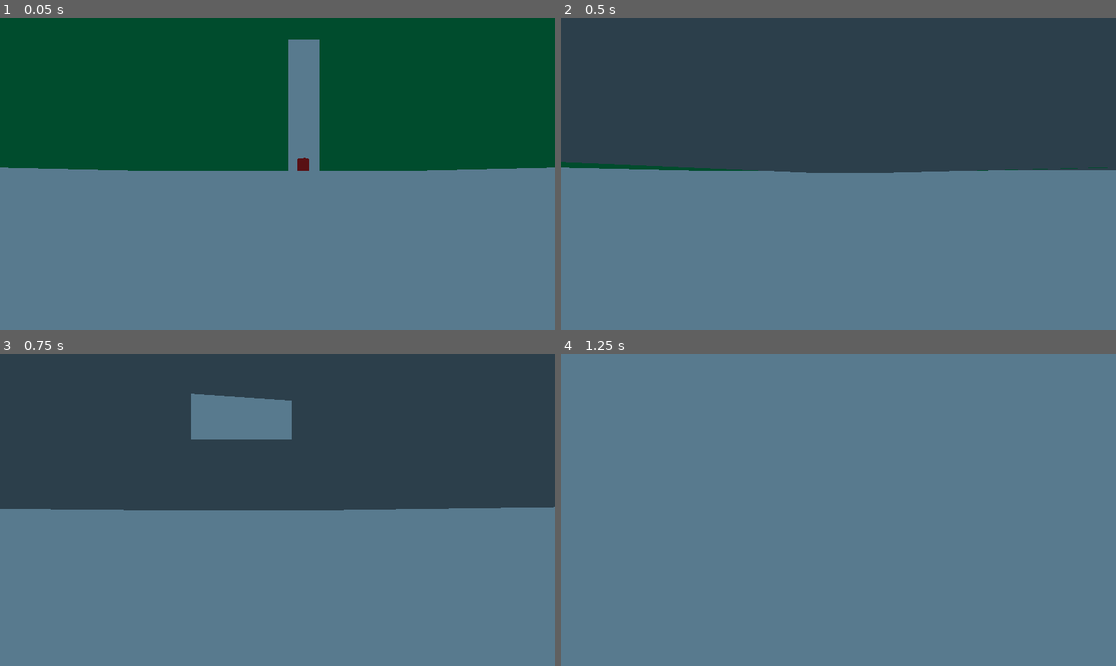
Above: before the commit, frames 1-4 (two rows, left to right).
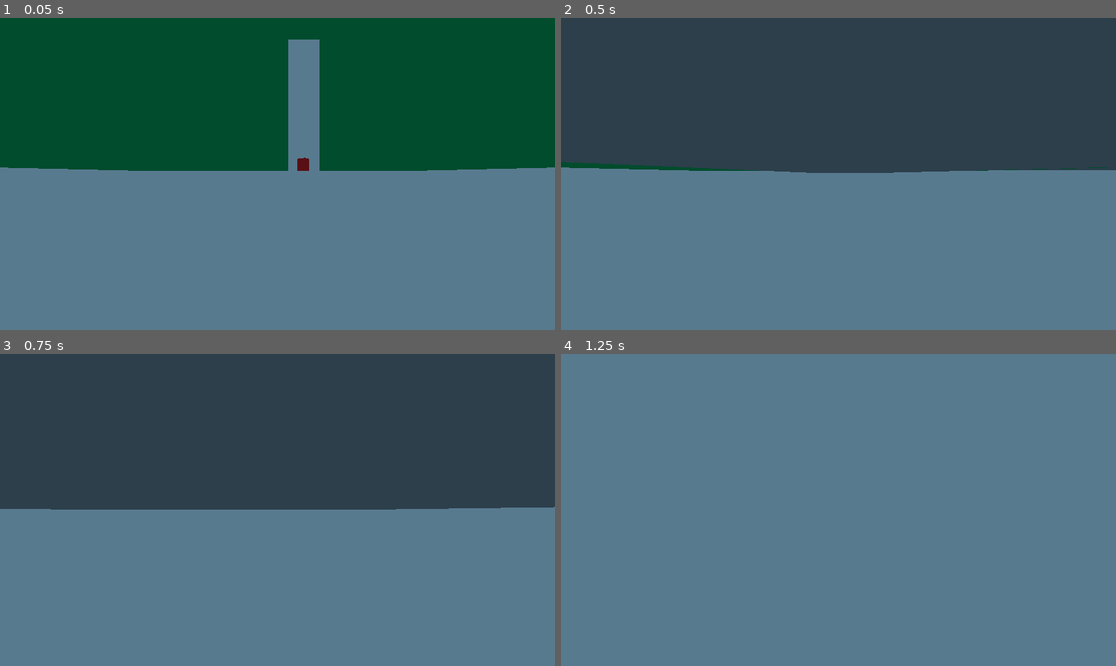
Above: after the commit, the same moments.

Repository: knut-erik/dungeon-pcg
Game: Godot game, scene res://Dungeon.tscn
Two runs of this game, one before a commit and one after it. Both use one fixed random seed, a clock stepped at 60 frames per second and the inputs below.
Inputs (mouse positions are in pixels of both pictures, inside the frame that each line leads up to):
- Up to frame 1 (0.05 s): no input
- Up to frame 2 (0.5 s): no input
- Up to frame 3 (0.75 s): tap Enter at 0.5 s; move the mouse to (305, 510) at 0.52 s; hold Up (ui_up) from 0.53 s (still down)
- Up to frame 4 (1.25 s): keep holding Up (ui_up)

Frames 1-2 are identical in both runs. In frame 3, 2.5% of the frame differs, in the area x 22-62%, y 12-51%; in frame 4, nothing differs.

Commit message:
works sometimes

Diff:
--- a/DungeonGenerator.gd
+++ b/DungeonGenerator.gd
@@ -179,9 +179,14 @@
 					continue
 				pending_connections.append([room_a.gateway_out, room_b.gateway_in])
 
+	var room_aabbs: Array = []
+	for room in physical_rooms:
+		for local_aabb in room.get_local_aabbs():
+			room_aabbs.append(AABB(local_aabb.position + room.position, local_aabb.size))
+
 	var network := CorridorNetwork.new()
 	add_child(network)
-	network.build(pending_connections)
+	network.build(pending_connections, room_aabbs)
 
 # ==============================================================================
 # DEL 3: KOLLISIONSHJÄLPARE
--- a/DungeonGenerator/Corridors/CorridorNetwork.gd
+++ b/DungeonGenerator/Corridors/CorridorNetwork.gd
@@ -3,105 +3,171 @@
 
 const CORRIDOR_WIDTH  := 3.0
 const CORRIDOR_HEIGHT := 3.4
-const MIN_EXIT        := 8.0
+const MIN_EXIT        := 3.0   # stub length: one corridor-width from gateway
 const SLAB_T          := 0.15
 
 var _csg_root: CSGCombiner3D
 var _footprints: Array = []
-
-# connections: Array of [Marker3D gateway_a, Marker3D gateway_b]
-func build(connections: Array) -> void:
-	_csg_root = CSGCombiner3D.new()
+var _room_aabbs: Array = []
+
+# connections : Array of [Marker3D gateway_a, Marker3D gateway_b]
+# room_aabbs  : Array of AABB (world-space) for every placed room
+func build(connections: Array, room_aabbs: Array = []) -> void:
+	_room_aabbs = room_aabbs
+	_csg_root   = CSGCombiner3D.new()
 	add_child(_csg_root)
 
 	var all_segments: Array = []
+	var all_elbows:   Array = []
 	for pair in connections:
-		var segs = _route_connection(pair[0], pair[1])
-		all_segments.append_array(segs)
+		var result := _route_connection(pair[0], pair[1])
+		all_segments.append_array(result["segments"])
+		all_elbows.append_array(result["elbows"])
 
 	_place_floors_and_ceilings(all_segments)
+	_place_corner_caps(all_elbows)
 	_place_walls(all_segments)
+	_place_corner_walls(all_elbows)
 
 # ── Routing ────────────────────────────────────────────────────────────────────
 
 func _snap_to_cardinal(dir: Vector3) -> Vector3:
-	if abs(dir.x) >= abs(dir.z):
+	if absf(dir.x) >= absf(dir.z):
 		return Vector3(signf(dir.x), 0.0, 0.0)
 	return Vector3(0.0, 0.0, signf(dir.z))
 
-func _route_connection(ga: Marker3D, gb: Marker3D) -> Array:
+# Returns {"segments": Array, "elbows": Array}.
+# Route: pos_a → exit_a → [L-shape] → exit_b → pos_b
+# Stubs guarantee each gateway is exited perpendicular to its wall.
+# The L-shape between exits avoids routing through intermediate rooms.
+func _route_connection(ga: Marker3D, gb: Marker3D) -> Dictionary:
 	var pos_a := ga.global_position
 	var pos_b := gb.global_position
 	var dir_a := _snap_to_cardinal(-ga.global_transform.basis.z)
 	var dir_b := _snap_to_cardinal(-gb.global_transform.basis.z)
 	var y     := pos_a.y
 
-	var stub_a := Vector3(pos_a.x + dir_a.x * MIN_EXIT, y, pos_a.z + dir_a.z * MIN_EXIT)
-	var stub_b := Vector3(pos_b.x + dir_b.x * MIN_EXIT, y, pos_b.z + dir_b.z * MIN_EXIT)
+	var exit_a := pos_a + dir_a * MIN_EXIT
+	var exit_b := pos_b + dir_b * MIN_EXIT
 
 	var segments: Array = []
-	_try_add(segments, pos_a, stub_a, y)
-	_try_add(segments, pos_b, stub_b, y)
-
-	var dx: float = absf(stub_b.x - stub_a.x)
-	var dz: float = absf(stub_b.z - stub_a.z)
+	var elbows:   Array = []
+
+	# Stub segments: exit each gateway in its outward direction.
+	_try_add(segments, pos_a, exit_a, y)
+	_try_add(segments, pos_b, exit_b, y)
+
+	# Corner caps at the stub/connector junctions (outer corner gap filler).
+	elbows.append({"pos": exit_a, "y": y})
+	elbows.append({"pos": exit_b, "y": y})
+
+	# Connect exit_a → exit_b with a straight segment or one L-turn.
+	var dx: float = absf(exit_b.x - exit_a.x)
+	var dz: float = absf(exit_b.z - exit_a.z)
 
 	if dx < 0.05 or dz < 0.05:
-		# Already aligned on one axis — straight shot
-		_try_add(segments, stub_a, stub_b, y)
+		_try_add(segments, exit_a, exit_b, y)
 	else:
-		var elbow_xz := Vector3(stub_b.x, y, stub_a.z)
-		var elbow_zx := Vector3(stub_a.x, y, stub_b.z)
-		var use_xz   := (elbow_xz - stub_a).dot(dir_a) >= 0.0
-		var elbow    := elbow_xz if use_xz else elbow_zx
-		_try_add(segments, stub_a, elbow, y)
-		_try_add(segments, elbow, stub_b, y)
-
-	return segments
+		var elbow_xz := Vector3(exit_b.x, y, exit_a.z)
+		var elbow_zx := Vector3(exit_a.x, y, exit_b.z)
+
+		# Prefer the elbow whose first leg continues in dir_a from exit_a.
+		var xz_aligned: bool = (elbow_xz - exit_a).dot(dir_a) >= 0.0
+		# exit_a/exit_b are MIN_EXIT outside the rooms, so these clips now
+		# correctly detect only intermediate-room collisions.
+		var xz_clips: bool   = _l_clips_rooms(exit_a, elbow_xz, exit_b)
+		var zx_clips: bool   = _l_clips_rooms(exit_a, elbow_zx, exit_b)
+
+		var use_xz: bool
+		if   not xz_clips and     xz_aligned: use_xz = true
+		elif not zx_clips and not xz_aligned: use_xz = false
+		elif not xz_clips:                    use_xz = true
+		elif not zx_clips:                    use_xz = false
+		else:                                 use_xz = xz_aligned
+
+		var elbow: Vector3 = elbow_xz if use_xz else elbow_zx
+
+		_try_add(segments, exit_a, elbow, y)
+		_try_add(segments, elbow, exit_b, y)
+		elbows.append({"pos": elbow, "y": y})
+
+	return {"segments": segments, "elbows": elbows}
 
 func _try_add(segments: Array, a: Vector3, b: Vector3, y: float) -> void:
 	if a.distance_to(b) < 0.05:
 		return
 	var delta := b - a
-	var axis  := 0 if abs(delta.x) >= abs(delta.z) else 2
+	var axis  := 0 if absf(delta.x) >= absf(delta.z) else 2
 	segments.append({"from": a, "to": b, "axis": axis, "y": y})
+
+# ── Room-collision helpers ─────────────────────────────────────────────────────
+
+func _l_clips_rooms(a: Vector3, elbow: Vector3, b: Vector3) -> bool:
+	return _segment_clips_rooms(a, elbow) or _segment_clips_rooms(elbow, b)
+
+func _segment_clips_rooms(a: Vector3, b: Vector3) -> bool:
+	if _room_aabbs.is_empty() or a.distance_to(b) < 0.05:
+		return false
+	var W   := CORRIDOR_WIDTH
+	var seg := AABB(
+		Vector3(minf(a.x, b.x) - W * 0.5, a.y,              minf(a.z, b.z) - W * 0.5),
+		Vector3(absf(b.x - a.x) + W,       CORRIDOR_HEIGHT,  absf(b.z - a.z) + W)
+	)
+	for r: AABB in _room_aabbs:
+		if seg.intersects(r):
+			return true
+	return false
 
 # ── Pass 1: floors, ceilings, footprints ───────────────────────────────────────
 
 func _place_floors_and_ceilings(all_segments: Array) -> void:
 	var W := CORRIDOR_WIDTH
 	for seg in all_segments:
-		var fa: Vector3  = seg["from"]
-		var fb: Vector3  = seg["to"]
-		var sy: float    = seg["y"]
-		var axis: int    = seg["axis"]
-		var cx: float    = (fa.x + fb.x) * 0.5
-		var cz: float    = (fa.z + fb.z) * 0.5
+		var fa: Vector3   = seg["from"]
+		var fb: Vector3   = seg["to"]
+		var sy: float     = seg["y"]
+		var axis: int     = seg["axis"]
+		var cx: float     = (fa.x + fb.x) * 0.5
+		var cz: float     = (fa.z + fb.z) * 0.5
 		var length: float = fa.distance_to(fb)
 
-		var slab: Vector3
-		if axis == 0:
-			slab = Vector3(length, SLAB_T, W)
-		else:
-			slab = Vector3(W, SLAB_T, length)
+		var slab: Vector3 = Vector3(length, SLAB_T, W) if axis == 0 else Vector3(W, SLAB_T, length)
 
 		_make_box(slab, Vector3(cx, sy + SLAB_T * 0.5,                   cz))
 		_make_box(slab, Vector3(cx, sy + CORRIDOR_HEIGHT - SLAB_T * 0.5, cz))
 
 		if axis == 0:
 			_footprints.append({
-				"x_min": min(fa.x, fb.x), "x_max": max(fa.x, fb.x),
-				"z_min": fa.z - W * 0.5,  "z_max": fa.z + W * 0.5,
+				"x_min": minf(fa.x, fb.x), "x_max": maxf(fa.x, fb.x),
+				"z_min": fa.z - W * 0.5,   "z_max": fa.z + W * 0.5,
 				"y": sy
 			})
 		else:
 			_footprints.append({
-				"x_min": fa.x - W * 0.5, "x_max": fa.x + W * 0.5,
-				"z_min": min(fa.z, fb.z), "z_max": max(fa.z, fb.z),
+				"x_min": fa.x - W * 0.5,   "x_max": fa.x + W * 0.5,
+				"z_min": minf(fa.z, fb.z),  "z_max": maxf(fa.z, fb.z),
 				"y": sy
 			})
 
-# ── Pass 2: walls (ceiling-check junction suppression) ─────────────────────────
+# ── Pass 2: corner caps (W×W square at each elbow / stub-exit junction) ────────
+
+func _place_corner_caps(elbows: Array) -> void:
+	var W := CORRIDOR_WIDTH
+	for elbow_data in elbows:
+		var ep: Vector3 = elbow_data["pos"]
+		var sy: float   = elbow_data["y"]
+		var cap: Vector3 = Vector3(W, SLAB_T, W)
+
+		_make_box(cap, Vector3(ep.x, sy + SLAB_T * 0.5,                   ep.z))
+		_make_box(cap, Vector3(ep.x, sy + CORRIDOR_HEIGHT - SLAB_T * 0.5, ep.z))
+
+		_footprints.append({
+			"x_min": ep.x - W * 0.5, "x_max": ep.x + W * 0.5,
+			"z_min": ep.z - W * 0.5, "z_max": ep.z + W * 0.5,
+			"y": sy
+		})
+
+# ── Pass 3: segment walls (footprint-based junction suppression) ───────────────
 
 func _place_walls(all_segments: Array) -> void:
 	var W := CORRIDOR_WIDTH
@@ -134,9 +200,33 @@
 					_make_box(Vector3(SLAB_T, CORRIDOR_HEIGHT, wlen),
 							  Vector3(wall_x, sy + CORRIDOR_HEIGHT * 0.5, wz))
 
-# Returns x-ranges of [x_start, x_end] NOT covered by any footprint at wall_z.
-# A footprint "covers" wall_z only if wall_z is strictly interior to its Z range
-# (boundary touches are the wall's own footprint — not a junction).
+# ── Pass 4: corner walls (4-sided, footprint suppresses inner faces) ───────────
+
+func _place_corner_walls(elbows: Array) -> void:
+	var W  := CORRIDOR_WIDTH
+	var H  := CORRIDOR_HEIGHT
+	var ST := SLAB_T
+	for elbow_data in elbows:
+		var ep: Vector3 = elbow_data["pos"]
+		var sy: float   = elbow_data["y"]
+		var half: float = W * 0.5
+
+		for sign_z: int in [-1, 1]:
+			var wall_z: float = ep.z + sign_z * half
+			for iv in _uncovered_x(ep.x - half, ep.x + half, wall_z, sy):
+				var wlen: float = float(iv[1]) - float(iv[0])
+				var wx: float   = (float(iv[0]) + float(iv[1])) * 0.5
+				_make_box(Vector3(wlen, H, ST), Vector3(wx, sy + H * 0.5, wall_z))
+
+		for sign_x: int in [-1, 1]:
+			var wall_x: float = ep.x + sign_x * half
+			for iv in _uncovered_z(ep.z - half, ep.z + half, wall_x, sy):
+				var wlen: float = float(iv[1]) - float(iv[0])
+				var wz: float   = (float(iv[0]) + float(iv[1])) * 0.5
+				_make_box(Vector3(ST, H, wlen), Vector3(wall_x, sy + H * 0.5, wz))
+
+# ── Interval helpers ───────────────────────────────────────────────────────────
+
 func _uncovered_x(x_start: float, x_end: float, wall_z: float, sy: float) -> Array:
 	var covers: Array = []
 	for fp in _footprints:
@@ -149,7 +239,6 @@
 				covers.append([c0, c1])
 	return _subtract(x_start, x_end, covers)
 
-# Returns z-ranges of [z_start, z_end] NOT covered by any footprint at wall_x.
 func _uncovered_z(z_start: float, z_end: float, wall_x: float, sy: float) -> Array:
 	var covers: Array = []
 	for fp in _footprints:
@@ -165,8 +254,6 @@
 func _y_matches(a: float, b: float) -> bool:
 	return absf(a - b) < 0.2
 
-# Subtract a list of [start,end] covers from [base_start, base_end].
-# Returns an Array of [start,end] pairs that remain uncovered.
 func _subtract(base_start: float, base_end: float, covers: Array) -> Array:
 	var result: Array = [[base_start, base_end]]
 	for cover in covers:
@@ -181,7 +268,7 @@
 		result = next
 	var filtered: Array = []
 	for iv in result:
-		if iv[1] - iv[0] > 0.05:
+		if float(iv[1]) - float(iv[0]) > 0.05:
 			filtered.append(iv)
 	return filtered
 
